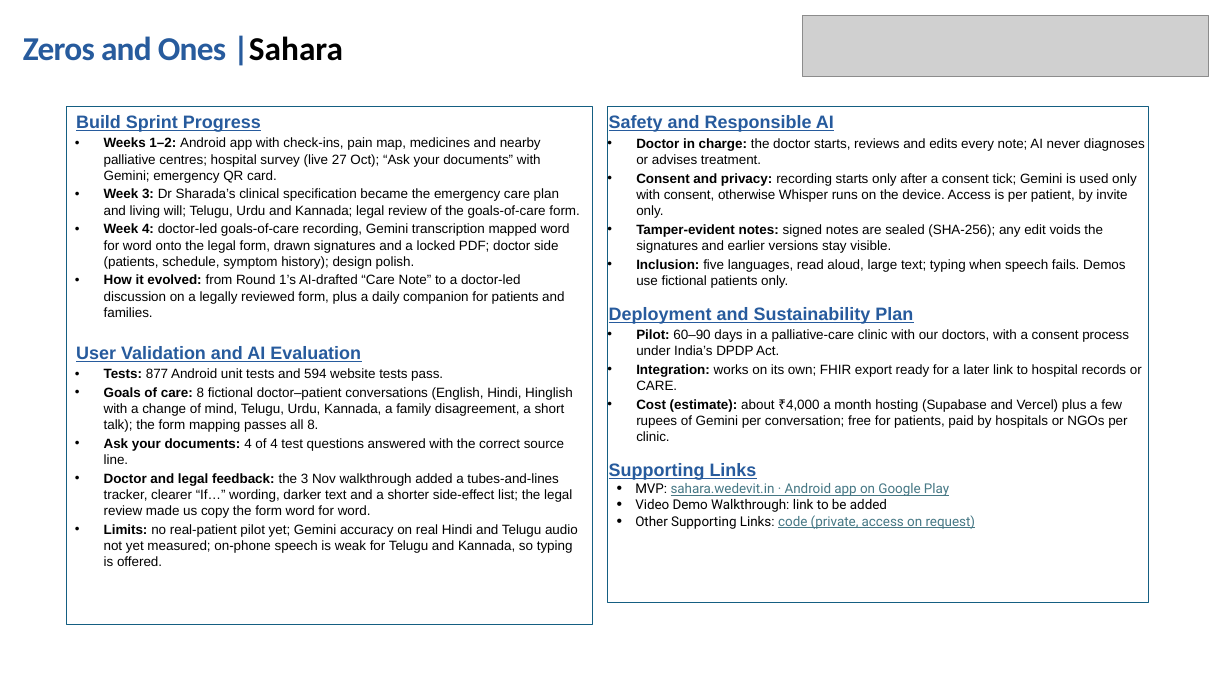
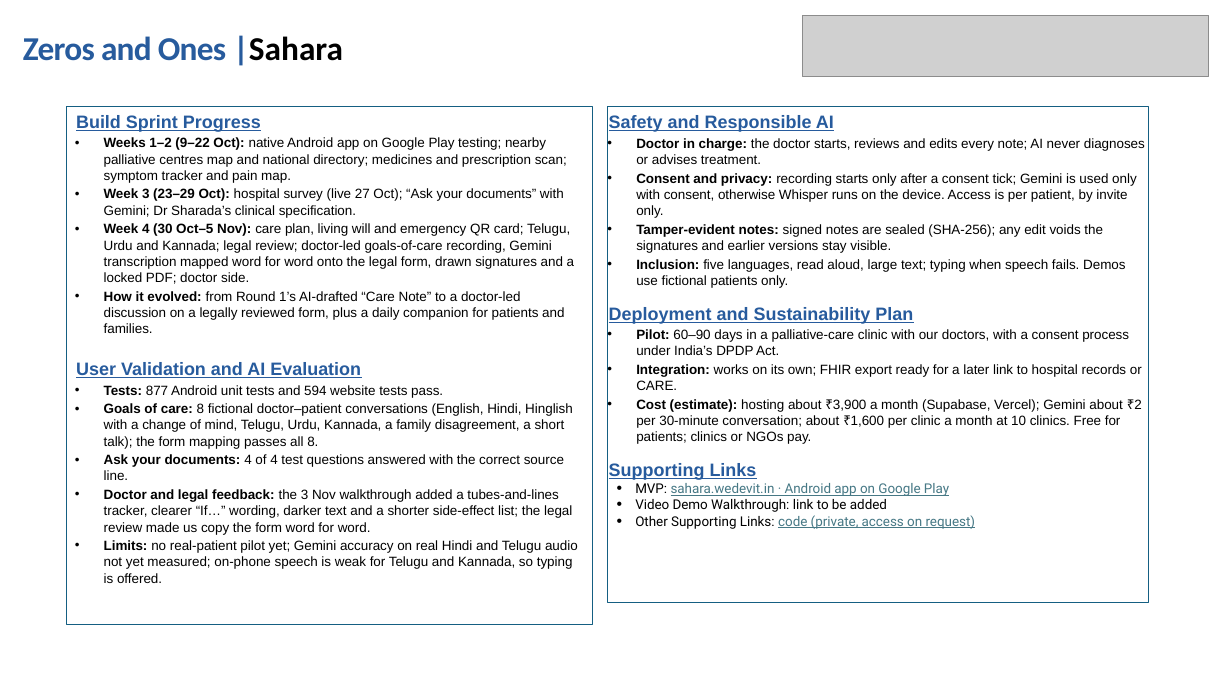
Before and after one commit to basithladdu/healthathon, a slide deck: slide 2 of output/final-submission/Sahara-Two-Page-Solution-Brief.pptx. Drawn at 1232x693 pixels with LibreOffice and Linux fonts; fonts in the diff are those of the drawing; grey boxes stand for pictures. Boxes give left, top, right and bottom in pixels: in the first picture for what was removed or moved away, otherwise in the second. Text is boxed around its words. In the diff, an @@ line names an element or a change of style, - is before the commit and + after.

```diff
--- a/output/final-submission/Sahara-Two-Page-Solution-Brief.pptx
+++ b/output/final-submission/Sahara-Two-Page-Solution-Brief.pptx
@@ text at bbox=[104, 137, 574, 284]: text changed @@
-• Weeks 1–2: Android app with check-ins, pain map, medicines and nearby palliative centres; hospital survey (live 27 Oct); “Ask your documents” with Gemini; emergency QR card.
-• Week 3: Dr Sharada’s clinical specification became the emergency care plan and living will; Telugu, Urdu and Kannada; legal review of the goals-of-care form.
-• Week 4: doctor-led goals-of-care recording, Gemini transcription mapped word for word onto the legal form, drawn signatures and a locked PDF; doctor side (patients, schedule, symptom history); design polish.
+• Weeks 1–2 (9–22 Oct): native Android app on Google Play testing; nearby palliative centres map and national directory; medicines and prescription scan; symptom tracker and pain map.
+• Week 3 (23–29 Oct): hospital survey (live 27 Oct); “Ask your documents” with Gemini; Dr Sharada’s clinical specification.
+• Week 4 (30 Oct–5 Nov): care plan, living will and emergency QR card; Telugu, Urdu and Kannada; legal review; doctor-led goals-of-care recording, Gemini transcription mapped word for word onto the legal form, drawn signatures and a locked PDF; doctor side.
@@ text in rectangle at bbox=[636, 399, 1141, 444]: text changed @@
-• Cost (estimate): about ₹4,000 a month hosting (Supabase and Vercel) plus a few rupees of Gemini per conversation; free for patients, paid by hospitals or NGOs per clinic.
+• Cost (estimate): hosting about ₹3,900 a month (Supabase, Vercel); Gemini about ₹2 per 30-minute conversation; about ₹1,600 per clinic a month at 10 clinics. Free for patients; clinics or NGOs pay.
```
Also in this commit, not shown: 13 other files.
